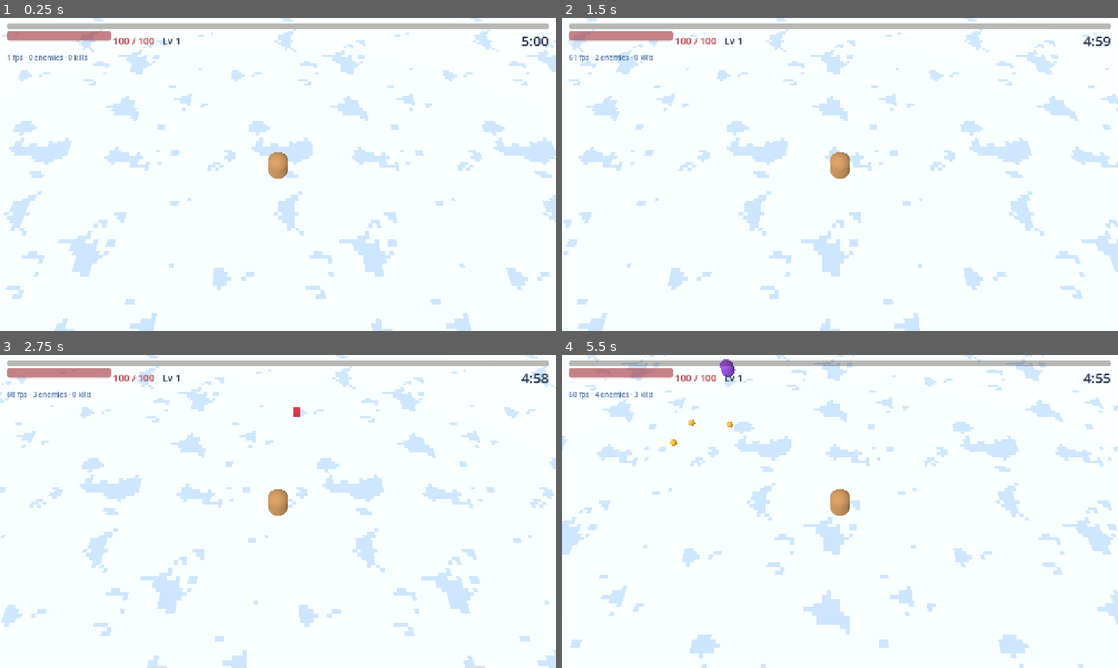
Above: before the commit, frames 1-4 (two rows, left to right).
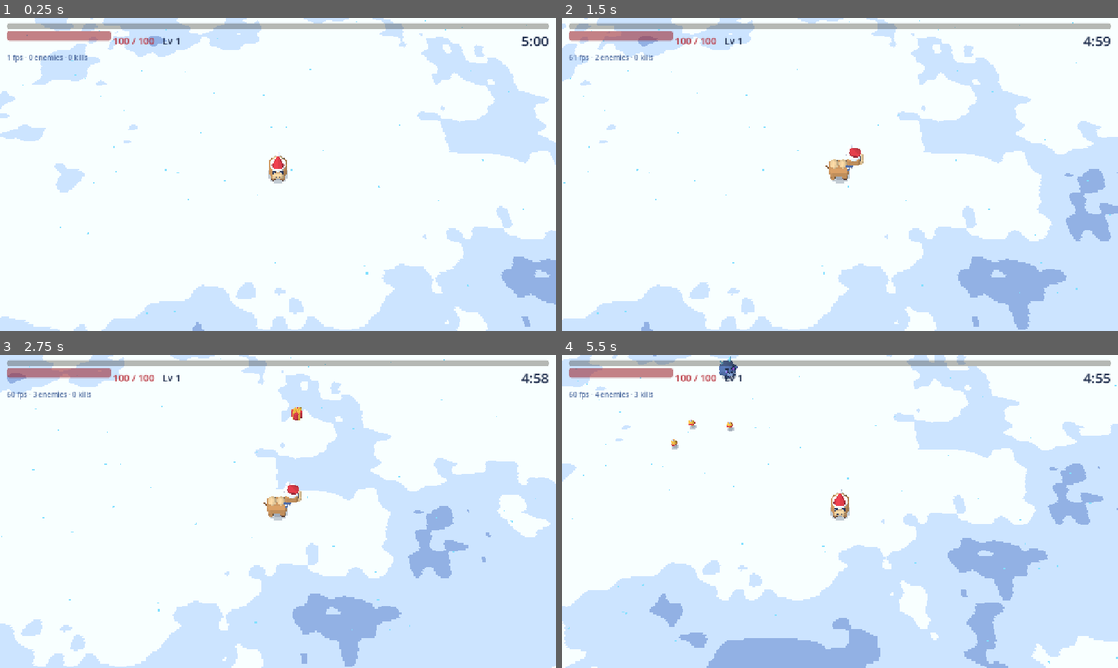
Above: after the commit, the same moments.

Repository: quentin-drucker/camel-claus_the-north-pole
Game: Godot game, scene res://scenes/main/main.tscn
Two runs of this game, one before a commit and one after it. Both use one fixed random seed, a clock stepped at 60 frames per second and the inputs below.
Inputs (mouse positions are in pixels of both pictures, inside the frame that each line leads up to):
- Up to frame 1 (0.25 s): no input
- Up to frame 2 (1.5 s): tap Enter at 0.5, 0.6 s; move the mouse to (962, 158) at 0.52 s; hold D (move_right) 0.53-1.25 s; click (962, 158) at 0.67 s; drag from (728, 190) to (812, 237) at 1.27 s
- Up to frame 3 (2.75 s): tap Space at 2 s; move the mouse to (333, 442) at 2.02 s; hold D (move_right) from 2.03 s (still down); hold Shift from 2.03 s (still down)
- Up to frame 4 (5.5 s): release D (move_right) at 2.75 s; release Shift at 2.75 s; drag from (812, 574) to (673, 464) at 2.77 s; move the mouse to (1006, 558) at 3.52 s; hold A (move_left) 3.53-4.25 s; hold Alt 3.53-4.25 s; drag from (673, 464) to (756, 433) at 4.27 s; move the mouse to (867, 511) at 5.02 s; hold S (move_down) from 5.03 s (still down); tap Enter at 5.1 s; click (867, 511) at 5.17 s

The runs differ from the first frame. In frame 1, 26% of the frame differs, in the area x 0-100%, y 0-100%; in frame 2, 33%; in frame 3, 39%; in frame 4, 45%.

Commit message:
Phase 2: visual target (Claus, frost-imp chaser, gift, ornament models via pixel-bake pipeline; blob shadows; pixel snow shader)

Diff:
--- /dev/null
+++ b/assets/materials/blob_shadow_mesh.tres
@@ -0,0 +1,24 @@
+[gd_resource type="PlaneMesh" format=3 uid="uid://cipog1wx2opgw"]
+
+[sub_resource type="Gradient" id="Gradient_ht08y"]
+interpolation_mode = 1
+offsets = PackedFloat32Array(0, 0.55, 0.85)
+colors = PackedColorArray(0.13333334, 0.1882353, 0.30980393, 0.4, 0.13333334, 0.1882353, 0.30980393, 0.2509804, 0.13333334, 0.1882353, 0.30980393, 0)
+
+[sub_resource type="GradientTexture2D" id="GradientTexture2D_r0dxf"]
+gradient = SubResource("Gradient_ht08y")
+width = 16
+height = 16
+fill = 1
+fill_from = Vector2(0.5, 0.5)
+fill_to = Vector2(1, 0.5)
+
+[sub_resource type="StandardMaterial3D" id="StandardMaterial3D_ukpwa"]
+transparency = 1
+shading_mode = 0
+albedo_texture = SubResource("GradientTexture2D_r0dxf")
+texture_filter = 0
+
+[resource]
+material = SubResource("StandardMaterial3D_ukpwa")
+size = Vector2(1, 1)
--- /dev/null
+++ b/assets/materials/snow_ground.gdshader
@@ -0,0 +1,54 @@
+shader_type spatial;
+render_mode specular_disabled;
+// Pixel-art snow computed in world space: chunky texels, palette colors only,
+// large drifts so the 120 m arena never shows a repeating tile.
+
+uniform float pixels_per_meter = 16.0;
+uniform vec3 snow_light : source_color = vec3(0.957, 0.973, 1.0);   // #F4F8FF
+uniform vec3 snow_mid : source_color = vec3(0.788, 0.855, 0.941);   // #C9DAF0
+uniform vec3 snow_dark : source_color = vec3(0.561, 0.663, 0.820);  // #8FA9D1
+uniform vec3 sparkle : source_color = vec3(0.498, 0.839, 0.949);    // #7FD6F2
+uniform float drift_scale = 0.07;
+uniform float mid_threshold = 0.56;
+uniform float dark_threshold = 0.76;
+
+varying vec3 world_pos;
+
+float hash(vec2 p) {
+	p = fract(p * vec2(0.1031, 0.1030));
+	p += dot(p, p.yx + 33.33);
+	return fract((p.x + p.y) * p.x);
+}
+
+float value_noise(vec2 p) {
+	vec2 i = floor(p);
+	vec2 f = fract(p);
+	f = f * f * (3.0 - 2.0 * f);
+	return mix(mix(hash(i), hash(i + vec2(1.0, 0.0)), f.x),
+			mix(hash(i + vec2(0.0, 1.0)), hash(i + vec2(1.0, 1.0)), f.x), f.y);
+}
+
+void vertex() {
+	world_pos = (MODEL_MATRIX * vec4(VERTEX, 1.0)).xyz;
+}
+
+void fragment() {
+	vec2 cell = floor(world_pos.xz * pixels_per_meter);
+	vec2 p = cell / pixels_per_meter;
+	float drift = value_noise(p * drift_scale) * 0.6
+			+ value_noise(p * drift_scale * 4.0) * 0.3
+			+ value_noise(p * drift_scale * 16.0) * 0.1;
+	float h = hash(cell + 17.0);
+	vec3 c = snow_light;
+	if (drift > mid_threshold) {
+		c = snow_mid;
+	}
+	if (drift > dark_threshold) {
+		c = snow_dark;
+	}
+	if (h > 0.9993) {
+		c = sparkle;
+	}
+	ALBEDO = c;
+	ROUGHNESS = 1.0;
+}
--- a/resources/enemies/chaser.tres
+++ b/resources/enemies/chaser.tres
@@ -1,16 +1,9 @@
 [gd_resource type="Resource" script_class="EnemyData" format=3 uid="uid://cm08lwwkimy6r"]
 
 [ext_resource type="Script" uid="uid://0f5ks3uclghi" path="res://scripts/data/enemy_data.gd" id="1_8mvb3"]
+[ext_resource type="PackedScene" path="res://scenes/enemies/chaser_model.tscn" id="1_btlgw"]
 
 [resource]
 script = ExtResource("1_8mvb3")
-display_name = "Chaser"
-max_hp = 10.0
-speed = 3.6
-contact_damage = 10.0
-xp_value = 1
-radius = 0.4
-spawn_after = 0.0
-spawn_weight = 1.0
-color = Color(0.60784316, 0.30980393, 0.81960785, 1)
-size = 1.0
+model = ExtResource("1_btlgw")
+size = 1.3
--- a/resources/upgrades/double_gift.tres
+++ b/resources/upgrades/double_gift.tres
@@ -7,7 +7,5 @@
 title = "Double Gift"
 description = "+1 gift per throw (all weapons)"
 stat = 5
-amount = 1.0
-is_percent = false
 scales_with_rarity = false
 max_level = 2
--- a/resources/upgrades/extra_hump.tres
+++ b/resources/upgrades/extra_hump.tres
@@ -8,6 +8,3 @@
 description = "+{v} max HP (and heals it)"
 stat = 1
 amount = 20.0
-is_percent = false
-scales_with_rarity = true
-max_level = 5
--- a/resources/upgrades/faster_wrapping.tres
+++ b/resources/upgrades/faster_wrapping.tres
@@ -9,5 +9,3 @@
 stat = 4
 amount = 0.15
 is_percent = true
-scales_with_rarity = true
-max_level = 5
--- a/resources/upgrades/heavier_gifts.tres
+++ b/resources/upgrades/heavier_gifts.tres
@@ -9,5 +9,3 @@
 stat = 3
 amount = 0.2
 is_percent = true
-scales_with_rarity = true
-max_level = 5
--- a/resources/upgrades/magnet_scarf.tres
+++ b/resources/upgrades/magnet_scarf.tres
@@ -9,5 +9,3 @@
 stat = 2
 amount = 0.3
 is_percent = true
-scales_with_rarity = true
-max_level = 5
--- a/resources/upgrades/swift_hooves.tres
+++ b/resources/upgrades/swift_hooves.tres
@@ -6,8 +6,5 @@
 script = ExtResource("1_jrts0")
 title = "Swift Hooves"
 description = "+{v}% move speed"
-stat = 0
 amount = 0.1
 is_percent = true
-scales_with_rarity = true
-max_level = 5
--- /dev/null
+++ b/scenes/enemies/chaser_model.tscn
@@ -0,0 +1,5 @@
+[gd_scene format=3]
+
+[ext_resource type="PackedScene" uid="uid://c5ewtle1fgutd" path="res://assets/models/chaser.glb" id="1"]
+
+[node name="ChaserModel" instance=ExtResource("1")]
--- a/scenes/enemies/enemy.gd
+++ b/scenes/enemies/enemy.gd
@@ -23,13 +23,20 @@
 func _ready() -> void:
 	hp = data.max_hp
 	var body: MeshInstance3D = $Body
-	body.scale = Vector3.ONE * data.size
-	body.position.y *= data.size
-	if not _materials.has(data):
-		var material := StandardMaterial3D.new()
-		material.albedo_color = data.color
-		_materials[data] = material
-	body.material_override = _materials[data]
+	if data.model:
+		body.queue_free()
+		var model: Node3D = data.model.instantiate()
+		model.scale = Vector3.ONE * data.size
+		add_child(model)
+	else:
+		body.scale = Vector3.ONE * data.size
+		body.position.y *= data.size
+		if not _materials.has(data):
+			var material := StandardMaterial3D.new()
+			material.albedo_color = data.color
+			_materials[data] = material
+		body.material_override = _materials[data]
+	$BlobShadow.scale = Vector3.ONE * data.radius * 2.4
 
 
 func take_damage(amount: float) -> void:
--- a/scenes/enemies/enemy.tscn
+++ b/scenes/enemies/enemy.tscn
@@ -1,6 +1,7 @@
 [gd_scene format=3 uid="uid://bw4ux5bqru508"]
 
 [ext_resource type="Script" uid="uid://v1or1sbfsynw" path="res://scenes/enemies/enemy.gd" id="1_6xk8f"]
+[ext_resource type="PlaneMesh" uid="uid://cipog1wx2opgw" path="res://assets/materials/blob_shadow_mesh.tres" id="2_8e3ao"]
 
 [sub_resource type="StandardMaterial3D" id="StandardMaterial3D_8e3ao"]
 albedo_color = Color(0.60784316, 0.30980393, 0.81960785, 1)
@@ -15,6 +16,11 @@
 [node name="Enemy" type="Node3D" unique_id=1830988860]
 script = ExtResource("1_6xk8f")
 
+[node name="BlobShadow" type="MeshInstance3D" parent="." unique_id=1637071840]
+transform = Transform3D(1, 0, 0, 0, 1, 0, 0, 0, 1, 0, 0.02, 0)
+cast_shadow = 0
+mesh = ExtResource("2_8e3ao")
+
 [node name="Body" type="MeshInstance3D" parent="." unique_id=1855984834]
 transform = Transform3D(1, 0, 0, 0, 1, 0, 0, 0, 1, 0, 0.45, 0)
 mesh = SubResource("CapsuleMesh_38ino")
--- a/scenes/enemies/enemy_spawner.gd
+++ b/scenes/enemies/enemy_spawner.gd
@@ -114,5 +114,6 @@
 						var d: float = sqrt(d_sq)
 						push += away / d * (separation_radius - d)
 		enemy.global_position = pos + (velocity + push * separation_strength) * delta
+		enemy.rotation.y = atan2(-to_player.x, -to_player.z)  # models face -Z: look at Claus
 		if dist < enemy.data.radius + player.body_radius:
 			player.take_damage(enemy.data.contact_damage)
--- a/scenes/main/main.tscn
+++ b/scenes/main/main.tscn
@@ -3,6 +3,7 @@
 [ext_resource type="Script" uid="uid://bcu3flxgsyf2o" path="res://scenes/main/main.gd" id="1_hujxm"]
 [ext_resource type="Script" uid="uid://oj1kv1bhe6ly" path="res://scenes/main/game_camera.gd" id="2_yyfjg"]
 [ext_resource type="PackedScene" uid="uid://bpvtgglcboef8" path="res://scenes/player/player.tscn" id="3_b1x3f"]
+[ext_resource type="Shader" path="res://assets/materials/snow_ground.gdshader" id="3_yyfjg"]
 [ext_resource type="Script" uid="uid://d0e7w16185t2i" path="res://scenes/enemies/enemy_spawner.gd" id="4_a8run"]
 [ext_resource type="PackedScene" uid="uid://d3vk44upno6q5" path="res://scenes/ui/hud.tscn" id="5_ouso4"]
 [ext_resource type="PackedScene" uid="uid://mgoyfhilii5d" path="res://scenes/ui/level_up_menu.tscn" id="6_blune"]
@@ -15,25 +16,17 @@
 ambient_light_color = Color(0.7882353, 0.85490197, 0.9411765, 1)
 ambient_light_energy = 0.6
 
-[sub_resource type="Gradient" id="Gradient_7smn1"]
-interpolation_mode = 1
-offsets = PackedFloat32Array(0, 0.7)
-colors = PackedColorArray(0.95686275, 0.972549, 1, 1, 0.7882353, 0.85490197, 0.9411765, 1)
-
-[sub_resource type="FastNoiseLite" id="FastNoiseLite_raeie"]
-frequency = 0.06
-
-[sub_resource type="NoiseTexture2D" id="NoiseTexture2D_hxu8e"]
-width = 64
-height = 64
-noise = SubResource("FastNoiseLite_raeie")
-color_ramp = SubResource("Gradient_7smn1")
-seamless = true
-
-[sub_resource type="StandardMaterial3D" id="StandardMaterial3D_nvumn"]
-albedo_texture = SubResource("NoiseTexture2D_hxu8e")
-uv1_scale = Vector3(12, 12, 1)
-texture_filter = 0
+[sub_resource type="ShaderMaterial" id="ShaderMaterial_b1x3f"]
+render_priority = 0
+shader = ExtResource("3_yyfjg")
+shader_parameter/pixels_per_meter = 16.0
+shader_parameter/snow_light = Color(0.957, 0.973, 1, 1)
+shader_parameter/snow_mid = Color(0.788, 0.855, 0.941, 1)
+shader_parameter/snow_dark = Color(0.561, 0.663, 0.82, 1)
+shader_parameter/sparkle = Color(0.498, 0.839, 0.949, 1)
+shader_parameter/drift_scale = 0.12
+shader_parameter/mid_threshold = 0.6
+shader_parameter/dark_threshold = 0.76
 
 [sub_resource type="PlaneMesh" id="PlaneMesh_ou6is"]
 size = Vector2(120, 120)
@@ -56,7 +49,7 @@
 environment = SubResource("Environment_vom5j")
 
 [node name="Ground" type="MeshInstance3D" parent="." unique_id=227383403]
-material_override = SubResource("StandardMaterial3D_nvumn")
+material_override = SubResource("ShaderMaterial_b1x3f")
 mesh = SubResource("PlaneMesh_ou6is")
 
 [node name="Player" parent="." unique_id=1351532715 instance=ExtResource("3_b1x3f")]
--- /dev/null
+++ b/scenes/pickups/ornament_model.tscn
@@ -0,0 +1,5 @@
+[gd_scene format=3]
+
+[ext_resource type="PackedScene" uid="uid://lcaspf4kpmcc" path="res://assets/models/ornament.glb" id="1"]
+
+[node name="OrnamentModel" instance=ExtResource("1")]
--- a/scenes/pickups/xp_ornament.gd
+++ b/scenes/pickups/xp_ornament.gd
@@ -8,12 +8,15 @@
 
 var _attracted: bool = false
 
+@onready var body: Node3D = $Body
+
 
 func _ready() -> void:
 	add_to_group(&"xp_ornaments")
 
 
 func _process(delta: float) -> void:
+	body.rotate_y(2.0 * delta)
 	var player: Player = GameState.player
 	var to_player: Vector3 = player.global_position - global_position
 	to_player.y = 0.0
--- a/scenes/pickups/xp_ornament.tscn
+++ b/scenes/pickups/xp_ornament.tscn
@@ -1,20 +1,16 @@
 [gd_scene format=3 uid="uid://bcpr4hegaad4j"]
 
-[ext_resource type="Script" path="res://scenes/pickups/xp_ornament.gd" id="1_7jxu6"]
-
-[sub_resource type="StandardMaterial3D" id="StandardMaterial3D_oludn"]
-albedo_color = Color(0.9490196, 0.70980394, 0.23137255, 1)
-
-[sub_resource type="SphereMesh" id="SphereMesh_6wumk"]
-material = SubResource("StandardMaterial3D_oludn")
-radius = 0.15
-height = 0.3
-radial_segments = 8
-rings = 4
+[ext_resource type="Script" uid="uid://dx803sy65hdje" path="res://scenes/pickups/xp_ornament.gd" id="1_7jxu6"]
+[ext_resource type="PlaneMesh" uid="uid://cipog1wx2opgw" path="res://assets/materials/blob_shadow_mesh.tres" id="2_6wumk"]
+[ext_resource type="PackedScene" path="res://scenes/pickups/ornament_model.tscn" id="3_kxhdi"]
 
 [node name="XpOrnament" type="Node3D" unique_id=1000248781]
 script = ExtResource("1_7jxu6")
 
-[node name="Body" type="MeshInstance3D" parent="." unique_id=1572874349]
-transform = Transform3D(1, 0, 0, 0, 1, 0, 0, 0, 1, 0, 0.3, 0)
-mesh = SubResource("SphereMesh_6wumk")
+[node name="BlobShadow" type="MeshInstance3D" parent="." unique_id=462404997]
+transform = Transform3D(0.4, 0, 0, 0, 1, 0, 0, 0, 0.4, 0, 0.02, 0)
+cast_shadow = 0
+mesh = ExtResource("2_6wumk")
+
+[node name="Body" parent="." unique_id=78926235 instance=ExtResource("3_kxhdi")]
+transform = Transform3D(1, 0, 0, 0, 1, 0, 0, 0, 1, 0, 0.1, 0)
--- /dev/null
+++ b/scenes/player/claus_model.tscn
@@ -0,0 +1,5 @@
+[gd_scene format=3]
+
+[ext_resource type="PackedScene" uid="uid://bpb6mtg5mjj24" path="res://assets/models/claus.glb" id="1"]
+
+[node name="ClausModel" instance=ExtResource("1")]
--- a/scenes/player/player.gd
+++ b/scenes/player/player.gd
@@ -12,6 +12,8 @@
 @export var body_radius: float = 0.4
 ## Seconds of invulnerability after taking a hit (Claus blinks meanwhile).
 @export var hurt_invulnerability: float = 0.75
+## How fast the model turns to face the walking direction.
+@export var turn_speed: float = 12.0
 ## Invisible walls: the player can't leave this square around the origin.
 @export var arena_half_size: float = 59.0
 
@@ -31,7 +33,7 @@
 
 var _invulnerable_left: float = 0.0
 
-@onready var body: MeshInstance3D = $Body
+@onready var body: Node3D = $Body
 
 
 func _enter_tree() -> void:
@@ -40,6 +42,7 @@
 
 func _ready() -> void:
 	hp = max_hp
+	body.rotation.y = PI  # start facing the camera (models face -Z)
 
 
 func _process(delta: float) -> void:
@@ -48,6 +51,9 @@
 	position += velocity * delta
 	position.x = clampf(position.x, -arena_half_size, arena_half_size)
 	position.z = clampf(position.z, -arena_half_size, arena_half_size)
+	if input != Vector2.ZERO:
+		var facing: float = atan2(-velocity.x, -velocity.z)
+		body.rotation.y = lerp_angle(body.rotation.y, facing, 1.0 - exp(-turn_speed * delta))
 	if _invulnerable_left > 0.0:
 		_invulnerable_left -= delta
 		body.visible = _invulnerable_left <= 0.0 or fmod(_invulnerable_left, 0.1) < 0.05
--- a/scenes/player/player.tscn
+++ b/scenes/player/player.tscn
@@ -2,20 +2,18 @@
 
 [ext_resource type="Script" uid="uid://dxc4bfvcyk7ue" path="res://scenes/player/player.gd" id="1_dovo2"]
 [ext_resource type="PackedScene" uid="uid://b8ysltp5kkoe2" path="res://scenes/weapons/gift_toss.tscn" id="2_gmlin"]
-
-[sub_resource type="StandardMaterial3D" id="StandardMaterial3D_lvxji"]
-albedo_color = Color(0.7882353, 0.56078434, 0.33333334, 1)
-
-[sub_resource type="CapsuleMesh" id="CapsuleMesh_p47bc"]
-material = SubResource("StandardMaterial3D_lvxji")
-radius = 0.4
-height = 1.2
+[ext_resource type="PlaneMesh" uid="uid://cipog1wx2opgw" path="res://assets/materials/blob_shadow_mesh.tres" id="2_lvxji"]
+[ext_resource type="PackedScene" path="res://scenes/player/claus_model.tscn" id="3_p47bc"]
 
 [node name="Player" type="Node3D" unique_id=1351532715]
 script = ExtResource("1_dovo2")
 
-[node name="Body" type="MeshInstance3D" parent="." unique_id=807908536]
-transform = Transform3D(1, 0, 0, 0, 1, 0, 0, 0, 1, 0, 0.6, 0)
-mesh = SubResource("CapsuleMesh_p47bc")
+[node name="BlobShadow" type="MeshInstance3D" parent="." unique_id=742872598]
+transform = Transform3D(1, 0, 0, 0, 1, 0, 0, 0, 1.1, 0, 0.02, 0)
+cast_shadow = 0
+mesh = ExtResource("2_lvxji")
+
+[node name="Body" parent="." unique_id=1167283690 instance=ExtResource("3_p47bc")]
+transform = Transform3D(1.25, 0, 0, 0, 1.25, 0, 0, 0, 1.25, 0, 0, 0)
 
 [node name="GiftToss" parent="." unique_id=1549740611 instance=ExtResource("2_gmlin")]
--- a/scenes/props/gift_test.tscn
+++ /dev/null
@@ -1,5 +0,0 @@
-[gd_scene format=3]
-
-[ext_resource type="PackedScene" uid="uid://bl8x3bxfb8nnt" path="res://assets/models/gift_test.glb" id="1"]
-
-[node name="GiftTest" instance=ExtResource("1")]
--- /dev/null
+++ b/scenes/weapons/gift_model.tscn
@@ -0,0 +1,5 @@
+[gd_scene format=3]
+
+[ext_resource type="PackedScene" uid="uid://bwk54cim2ytcr" path="res://assets/models/gift.glb" id="1"]
+
+[node name="GiftModel" instance=ExtResource("1")]
--- a/scenes/weapons/gift_projectile.gd
+++ b/scenes/weapons/gift_projectile.gd
@@ -4,14 +4,19 @@
 
 @export var lifetime: float = 1.5
 @export var hit_radius: float = 0.3
+## Radians per second the gift tumbles while flying.
+@export var spin_speed: float = 9.0
 
 var direction: Vector3 = Vector3.FORWARD
 var speed: float = 14.0
 var damage: float = 5.0
 
+@onready var body: Node3D = $Body
+
 
 func _process(delta: float) -> void:
 	global_position += direction * speed * delta
+	body.rotate_y(spin_speed * delta)
 	lifetime -= delta
 	if lifetime <= 0.0:
 		queue_free()
--- a/scenes/weapons/gift_projectile.tscn
+++ b/scenes/weapons/gift_projectile.tscn
@@ -1,16 +1,10 @@
 [gd_scene format=3 uid="uid://rlk2l7f2e32e"]
 
-[ext_resource type="Script" path="res://scenes/weapons/gift_projectile.gd" id="1_boq4d"]
-
-[sub_resource type="StandardMaterial3D" id="StandardMaterial3D_dwoxq"]
-albedo_color = Color(0.8509804, 0.20392157, 0.24705882, 1)
-
-[sub_resource type="BoxMesh" id="BoxMesh_ngi63"]
-material = SubResource("StandardMaterial3D_dwoxq")
-size = Vector3(0.3, 0.3, 0.3)
+[ext_resource type="Script" uid="uid://d23q1ojefuc1i" path="res://scenes/weapons/gift_projectile.gd" id="1_boq4d"]
+[ext_resource type="PackedScene" path="res://scenes/weapons/gift_model.tscn" id="2_dwoxq"]
 
 [node name="GiftProjectile" type="Node3D" unique_id=1696514568]
 script = ExtResource("1_boq4d")
 
-[node name="Body" type="MeshInstance3D" parent="." unique_id=876463960]
-mesh = SubResource("BoxMesh_ngi63")
+[node name="Body" parent="." unique_id=673915676 instance=ExtResource("2_dwoxq")]
+transform = Transform3D(1, 0, 0, 0, 1, 0, 0, 0, 1, 0, -0.3, 0)
--- a/scripts/data/enemy_data.gd
+++ b/scripts/data/enemy_data.gd
@@ -16,7 +16,10 @@
 ## Relative chance among the types that are unlocked.
 @export var spawn_weight: float = 1.0
 
-@export_group("Greybox look")
+@export_group("Look")
+## Wrapper scene of the baked model (e.g. chaser_model.tscn). Empty = tinted greybox capsule.
+@export var model: PackedScene
+## Capsule tint when there's no model.
 @export var color: Color = Color("9b4fd1")
-## Uniform scale of the body mesh.
+## Uniform scale of the model or capsule.
 @export var size: float = 1.0
Binary file added: art_src/bakes/chaser_albedo.png
Binary file added: art_src/bakes/claus_albedo.png
Binary file added: art_src/bakes/gift_albedo.png
Binary file added: art_src/bakes/ornament_albedo.png
Not shown, added: assets/materials/snow_ground.gdshader.uid
Binary file added: assets/models/chaser.glb
Not shown, added: assets/models/chaser.glb.import
Binary file added: assets/models/chaser_chaser_albedo.png
Not shown, added: assets/models/chaser_chaser_albedo.png.import
Binary file added: assets/models/claus.glb
Not shown, added: assets/models/claus.glb.import
Binary file added: assets/models/claus_claus_albedo.png
(and 20 more such lines)
